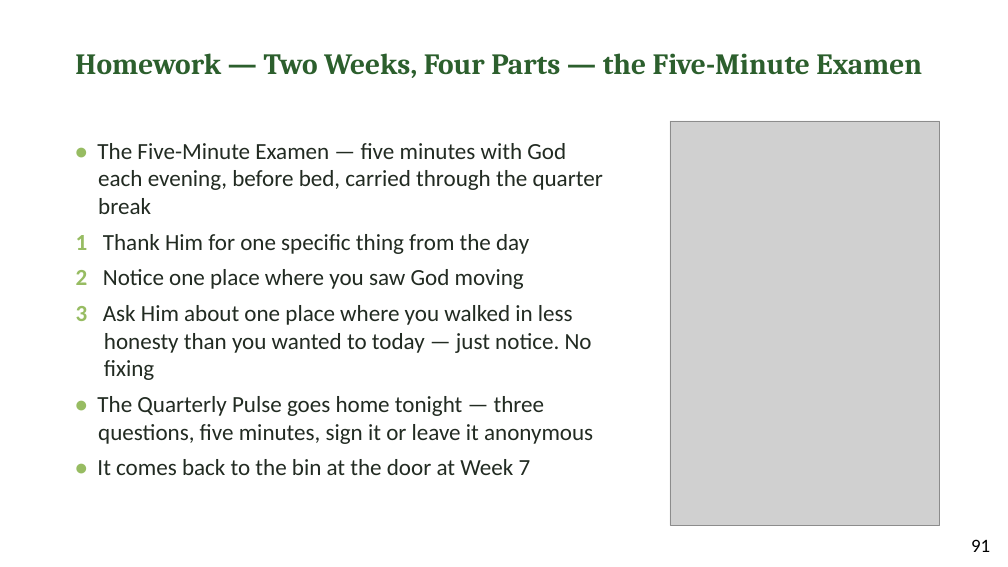
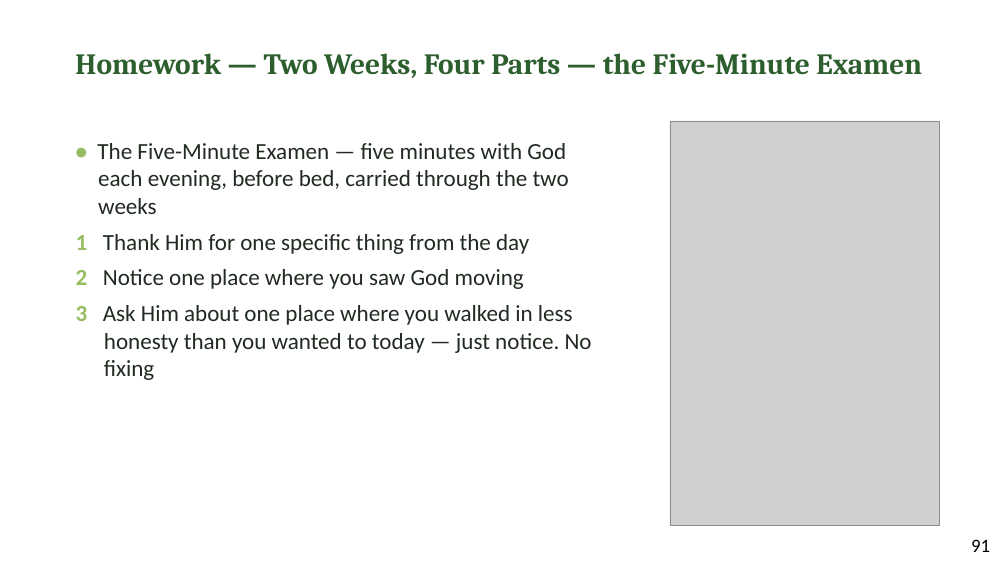
Before and after one commit to jgtittle-ministries/fellowship-of-the-heart-pilot-at-cca-dev, a slide deck: slide 12 of _implementation-notes/evening-series/FotH Evening Session 6 Slides DRAFT v1.pptx. Drawn at 1008x567 pixels with LibreOffice and Linux fonts; fonts in the diff are those of the drawing; grey boxes stand for pictures. Boxes give left, top, right and bottom in pixels: in the first picture for what was removed or moved away, otherwise in the second. Text is boxed around its words. In the diff, an @@ line names an element or a change of style, - is before the commit and + after.

```diff
--- a/_implementation-notes/evening-series/FotH Evening Session 6 Slides DRAFT v1.pptx
+++ b/_implementation-notes/evening-series/FotH Evening Session 6 Slides DRAFT v1.pptx
@@ text at (97, 143, 569, 214): text changed @@
-• The Five-Minute Examen — five minutes with God each evening, before bed, carried through the quarter break
+• The Five-Minute Examen — five minutes with God each evening, before bed, carried through the two weeks
@@ text at (97, 396, 593, 475): paragraphs removed @@
-• The Quarterly Pulse goes home tonight — three questions, five minutes, sign it or leave it anonymous
-• It comes back to the bin at the door at Week 7
```
Also in this commit, not shown: 4 other slides changed, 38 other files.
